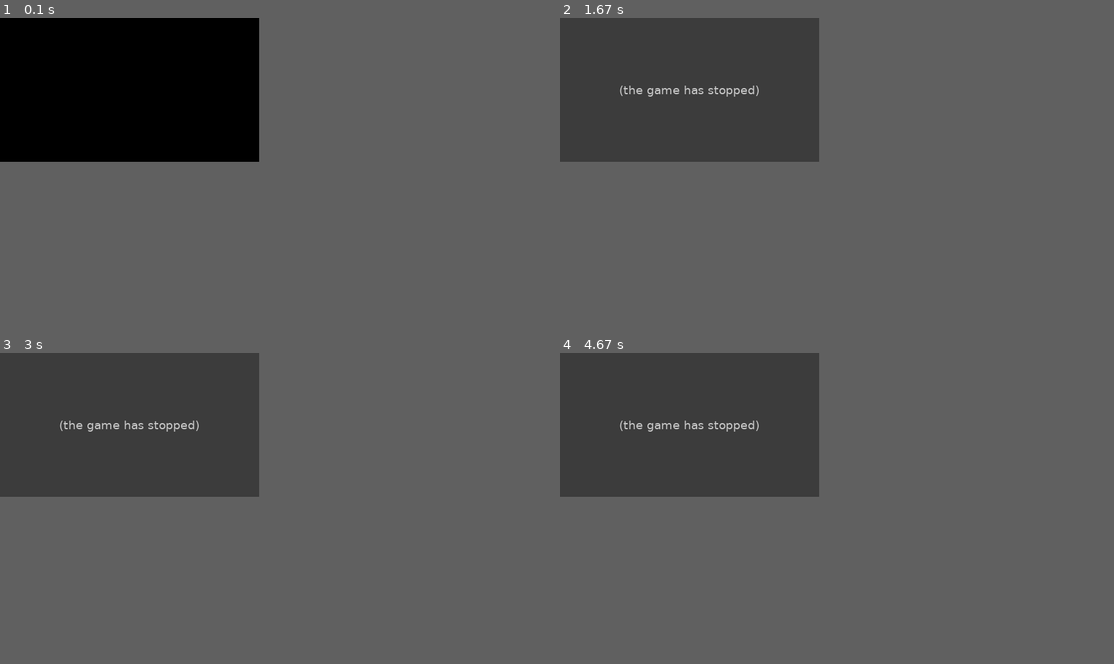
Above: before the commit, frames 1-4 (two rows, left to right).
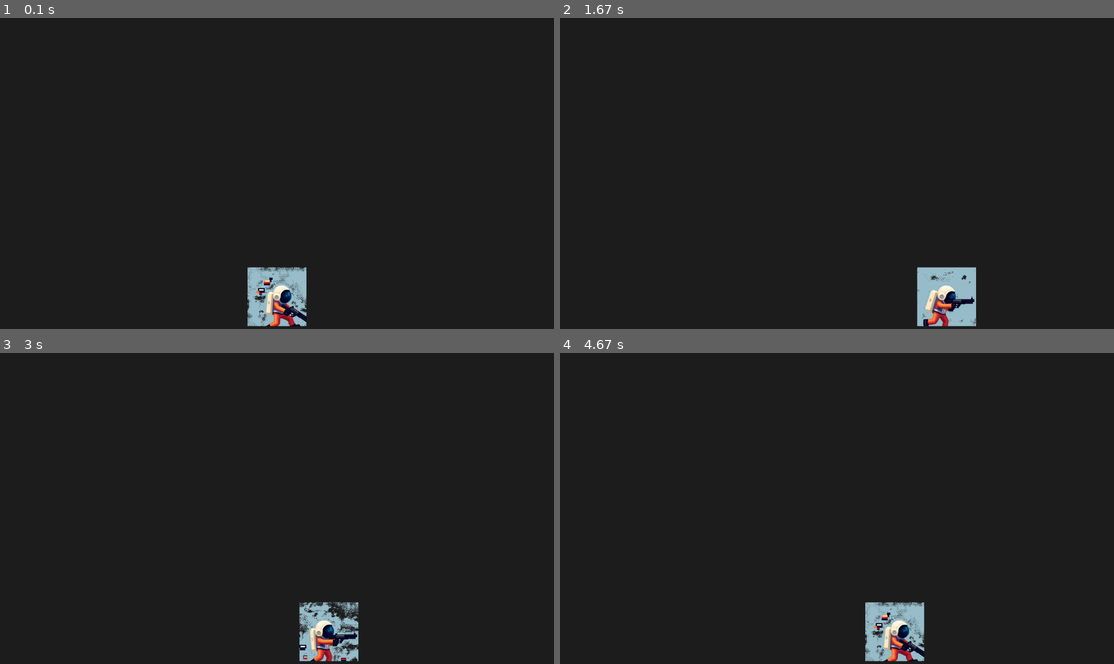
Above: after the commit, the same moments.

Repository: gabrielm313/pygame
Game: pygame game, started from jogo.py
The game is run twice, just before and just after one commit, with the same random seed, the same clock (stepped at 60 frames per second) and the same inputs.
Inputs:
- Up to frame 1 (0.1 s): no input
- Up to frame 2 (1.67 s): hold Space 0.33-0.8 s; hold Right 0.33-0.8 s; hold Right 0.83-1.3 s; hold Right from 1.33 s (still down)
- Up to frame 3 (3 s): release Right at 1.8 s; hold Left 1.83-2.37 s; hold Down 2.4-2.7 s; hold Left from 2.73 s (still down)
- Up to frame 4 (4.67 s): release Left at 3.13 s; hold Right 3.17-3.8 s; hold Left from 4.23 s (still down)
In our replay, the window is 421x234 before the commit and 900x506 after it. These sizes can differ from the game's own. Grey fills any space a smaller window leaves; there, only what the larger window draws over its background counts as a difference.

The runs differ from the first frame. In frame 1, 24% of the frame differs, in the area x 0-56%, y 0-100%; in frame 2, 24%, in the area x 0-76%, y 0-100%; in frame 3, 23%; in frame 4, 24%.
Error before the commit: AttributeError: 'str' object has no attribute 'speedx' (jogo.py line 33); the game stopped at 0.33 s (later frames are placeholders)

Commit message:
aplicando um pouco de jogabilidade e movimentação do personagem

Diff:
--- a/assets.py
+++ b/assets.py
@@ -2,12 +2,33 @@
 import os
 from config import IMG_DIR
 
-PLAYER_IMG = 'player_img'
+ASTRONAUTA_IMG = 'astronauta'
 
 def load_assets():
     assets = {}
+
     #para adicionar a imagem do player foi utilizado chatgpt
-    player_path = os.path.join(IMG_DIR, 'player.png')
-    assets[PLAYER_IMG] = pygame.image.load(player_path).convert_alpha()
+    ast_path = os.path.join(IMG_DIR, 'astronauta.png')
+    astronauta1= pygame.image.load(ast_path).convert_alpha()
+
+    # --- ajuste conforme seu sheet: 5 colunas x 5 linhas ---
+    COLS = 5
+    ROWS = 5
+    sheet_w, sheet_h = astronauta1.get_width(), astronauta1.get_height()
+    FRAME_W = sheet_w // COLS
+    FRAME_H = sheet_h // ROWS
+
+    frames = []
+    for r in range(ROWS):
+        for c in range(COLS):
+            rect = pygame.Rect(c * FRAME_W, r * FRAME_H, FRAME_W, FRAME_H)
+            image = astronauta1.subsurface(rect).copy()
+
+            cor_transp = image.get_at((0, 0))
+            image.set_colorkey(cor_transp)
+            frames.append(image)
+
+    assets[ASTRONAUTA_IMG] = frames
+    # 💡 Torna o fundo transparente
 
     return assets
--- a/config.py
+++ b/config.py
@@ -1,8 +1,8 @@
 from os import path
 
 #RESOLUÇÃO DA TELA
-LARGURA = 900
-ALTURA = 500
+LARGURA = 1920
+ALTURA = 1080
 
 # Estabelece a pasta que contem as figuras e sons.
 IMG_DIR = path.join(path.dirname(__file__), 'assets', 'img')
--- a/jogo.py
+++ b/jogo.py
@@ -1,8 +1,8 @@
 import pygame
 import random
 from config import LARGURA, ALTURA
-from assets import load_assets, PLAYER_IMG
-from sprites import Jogador
+from assets import load_assets, ASTRONAUTA_IMG
+from sprites import Astronauta
 
 pygame.init()
 clock = pygame.time.Clock()
@@ -15,31 +15,46 @@
 
 all_sprites = pygame.sprite.Group()
 
-player = Jogador(all_sprites, assets)
-all_sprites.add(player)
+astronauta = Astronauta(all_sprites, assets)
+all_sprites.add(astronauta)
 
 game = True
 while game:
+    dt = clock.tick(60)  # limita a 60 FPS
+
     for event in pygame.event.get():
         # ----- Verifica consequências
         if event.type == pygame.QUIT:
             game = False
 
         if event.type == pygame.KEYDOWN:
+            if event.key == pygame.K_ESCAPE:
+                game = False
             # Dependendo da tecla, altera a velocidade.
             if event.key == pygame.K_LEFT:
-                PLAYER_IMG.speedx -= 4
+                astronauta.speedx = -5
             if event.key == pygame.K_RIGHT:
-                PLAYER_IMG.speedx += 4
+                astronauta.speedx = 5
+            if event.key == pygame.K_SPACE:
+                astronauta.pular()
+            if event.key == pygame.K_DOWN:
+                astronauta.agachar()
+
         # Verifica se soltou alguma tecla.
         if event.type == pygame.KEYUP:
-            # Dependendo da tecla, altera a velocidade.
-            if event.key == pygame.K_LEFT:
-                PLAYER_IMG.speedx += 4
-            if event.key == pygame.K_RIGHT:
-                PLAYER_IMG.speedx -= 4
-    # ---- Atualizad os sprites
-    all_sprites.update()
+            if event.key == pygame.K_LEFT and astronauta.speedx < 0:
+                astronauta.speedx = 0
+            if event.key == pygame.K_RIGHT and astronauta.speedx > 0:
+                astronauta.speedx = 0
+            if event.key == pygame.K_DOWN:
+                astronauta.levantar()
+
+    # ---- Atualiza os sprites
+    all_sprites.update(dt)
+
+    window.fill((30, 30, 30))
+    all_sprites.draw(window)
+    pygame.display.flip()
 
     # ----- Atualiza estado do jogo
     pygame.display.update()  # Mostra o novo frame para o jogador
--- a/sprites.py
+++ b/sprites.py
@@ -1,26 +1,123 @@
 import pygame
 from config import LARGURA , ALTURA
-from assets import PLAYER_IMG
+from assets import ASTRONAUTA_IMG
 
-class Jogador(pygame.sprite.Sprite):
+GRAVIDADE = 0.5
+
+class Astronauta(pygame.sprite.Sprite):
     def __init__(self , groups , assets):
         # Construtor da classe mãe (Sprite).
-        pygame.sprite.Sprite.__init__(self)
+        super().__init__()
+        self.groups = groups
+        self.assets = assets
 
-        self.image = assets[PLAYER_IMG]
+        # frames carregados no assets (lista)
+        self.frames = assets['astronauta']
+
+        self.anim = {
+            'idle': [0],
+            'walk': list(range(0, 5)),      # frames 0..4
+            'walk_left': list(range(5,10)), # frames 5..9 (apenas se seu sheet tiver)
+            'crouch': [10],                 # exemplo
+        }
+
+        # Padrões
+        self.state = 'idle'
+        self.frame_index = 0
+        self.frame_timer = 0.0
+        self.frame_delay = 80  # ms entre frames, ajuste para velocidade de animação
+
+        self.image_original = self.frames[self.anim['idle'][0]]
+        self.image = self.image_original.copy()
         self.rect = self.image.get_rect()
         self.rect.centerx = LARGURA // 2
         self.rect.bottom = ALTURA - 10
+
         self.speedx = 0
-        self.groups = groups
-        self.assets = assets
+        self.speedy = 0
+        self.no_chao = True  # controla se está no chão
+        self.agachado = False
 
-    def update(self):
-        # Atualização da posição da nave
+    def set_state(self, new_state):
+        if self.state != new_state:
+            self.state = new_state
+            self.frame_index = 0
+            self.frame_timer = 0
+
+    def update(self , dt=0):
+        # dt = tempo em ms do clock.tick() ou calculado em loop principal
+
+         # Movimento horizontal
         self.rect.x += self.speedx
 
-        # Mantem dentro da tela
+        # Movimento vertical (pulo e gravidade)
+        self.rect.y += self.speedy
+
+        # Aplica gravidade
+        if not self.no_chao:
+            self.speedy += 1
+
+        # escolhe animação com base no estado / velocidade
+        if self.agachado:
+            anim_key = 'crouch'
+        elif self.speedx != 0:
+            anim_key = 'walk'
+        else:
+            anim_key = 'idle'
+
+        # se mudou de animação, reinicia frame
+        if anim_key != self.state:
+            self.set_state(anim_key)
+
+        # avança frames de animação
+        self.frame_timer += dt
+        frames_idx_list = self.anim.get(anim_key, [0])
+        if self.frame_timer >= self.frame_delay:
+            self.frame_timer = 0
+            self.frame_index = (self.frame_index + 1) % len(frames_idx_list)
+
+        current_frame_number = frames_idx_list[self.frame_index]
+        self.image = self.frames[current_frame_number]
+        # se precisar ajustar rect (manter bottom/midpoint)
+        # exemplo para manter midbottom:
+        midbottom = self.rect.midbottom
+        self.rect = self.image.get_rect()
+        self.rect.midbottom = midbottom
+
+        # Mantém dentro da tela
         if self.rect.right > LARGURA:
-            self.rect.right = ALTURA
+            self.rect.right = LARGURA
         if self.rect.left < 0:
             self.rect.left = 0
+
+        # Limite inferior (chão)
+        if self.rect.bottom >= ALTURA - 10:  # 10 é a margem do chão
+            self.rect.bottom = ALTURA - 10
+            self.speedy = 0
+            self.no_chao = True
+
+        # Limite superior (teto)
+        if self.rect.top <= 0:
+            self.rect.top = 0
+            self.speedy = 0
+
+    #adicionando funções para os movimentos do personagem
+    def pular(self):
+        if self.no_chao:  # só pula se estiver no chão
+            self.speedy = -10
+            self.no_chao = False
+
+    #aqui(agachar) ainda está dando erro
+    def agachar(self):
+         # já está agachado → não faz nada
+        if self.agachado:
+            return
+        # exemplo simples: trocar a flag e animação
+        self.agachado = True
+        self.set_state('crouch')
+
+    def levantar(self):
+        if not self.agachado:
+            return
+        self.agachado = False
+        self.set_state('idle')
Binary file added: assets/img/astronauta.png
